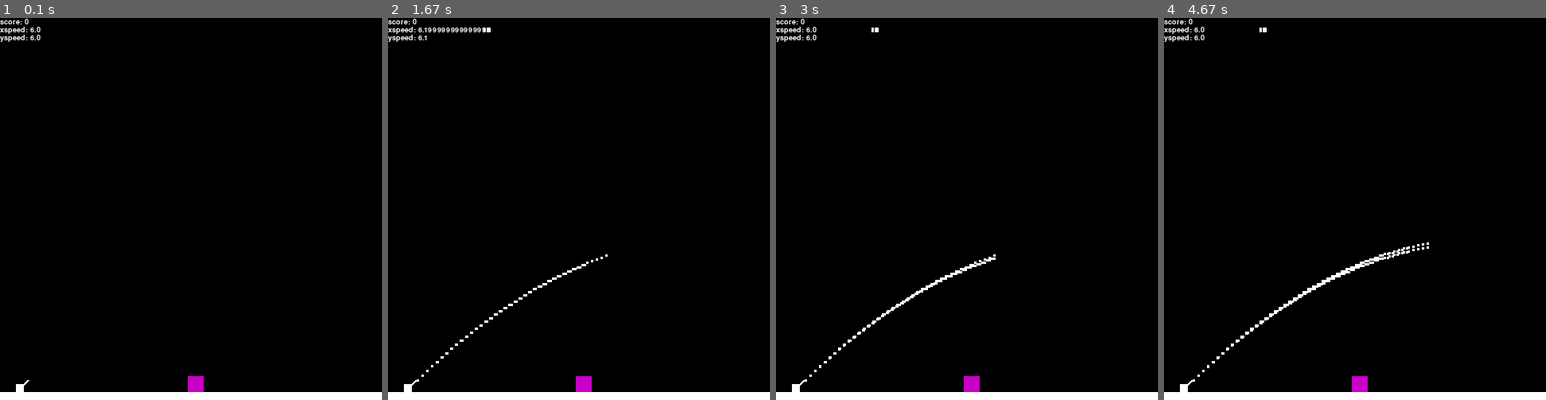
Above: before the commit, frames 1-4 (left to right).
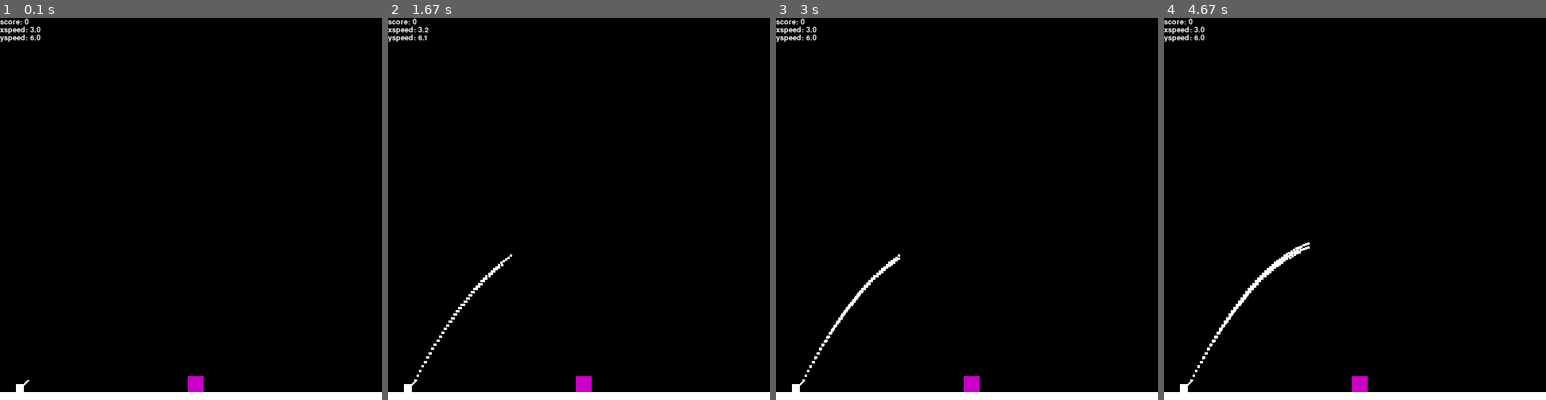
Above: after the commit, the same moments.

Repository: Marko0513/PyGame
Game: pygame game, started from cannon.py
Two runs of this game, one before a commit and one after it. Both use one fixed random seed, a clock stepped at 60 frames per second and the inputs below.
Inputs:
- Up to frame 1 (0.1 s): no input
- Up to frame 2 (1.67 s): hold Right 0.33-0.8 s; hold Up 0.83-1.13 s; tap Space at 0.9, 1.23, 1.53 s; hold Right 1.17-1.63 s
- Up to frame 3 (3 s): hold Left 1.67-2.2 s; tap Space at 1.73, 2.03, 2.3, 2.63 s; hold Down 2.23-2.53 s; hold Left 2.57-2.97 s
- Up to frame 4 (4.67 s): hold Up 3-3.37 s; tap Space at 3.07, 3.47, 3.77, 4.13, 4.53 s; hold Right 3.4-4.03 s; hold Down 4.07-4.43 s; hold Left from 4.47 s (still down)

The runs differ from the first frame. In frame 1, less than 0.1% of the frame differs, in the area x 7-9%, y 2-4%; in frame 2, 0.6%; in frame 3, 0.7%; in frame 4, 1.1%, in the area x 6-70%, y 2-96%.

Commit message:
Change cannon initial speed so on screen

Diff:
--- a/cannon.py
+++ b/cannon.py
@@ -34,7 +34,7 @@
 def redraw():
     """Redraw screen and settings."""
     global ball, xspeed, yspeed
-    ball, xspeed, yspeed = None, 6.0, -6.0
+    ball, xspeed, yspeed = None, 3.0, -6.0
 
     screen.fill(black)
     pygame.draw.line(screen, white, (0, 475), (480, 475), 11)
